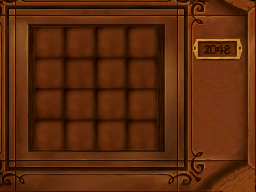
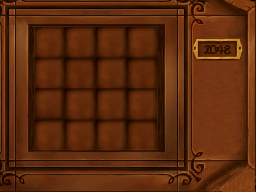
The second 256px x 192px image is a revision of the first. Changes to its layers:
painted on "bottom.png" over <box>204,163,254,192</box>
